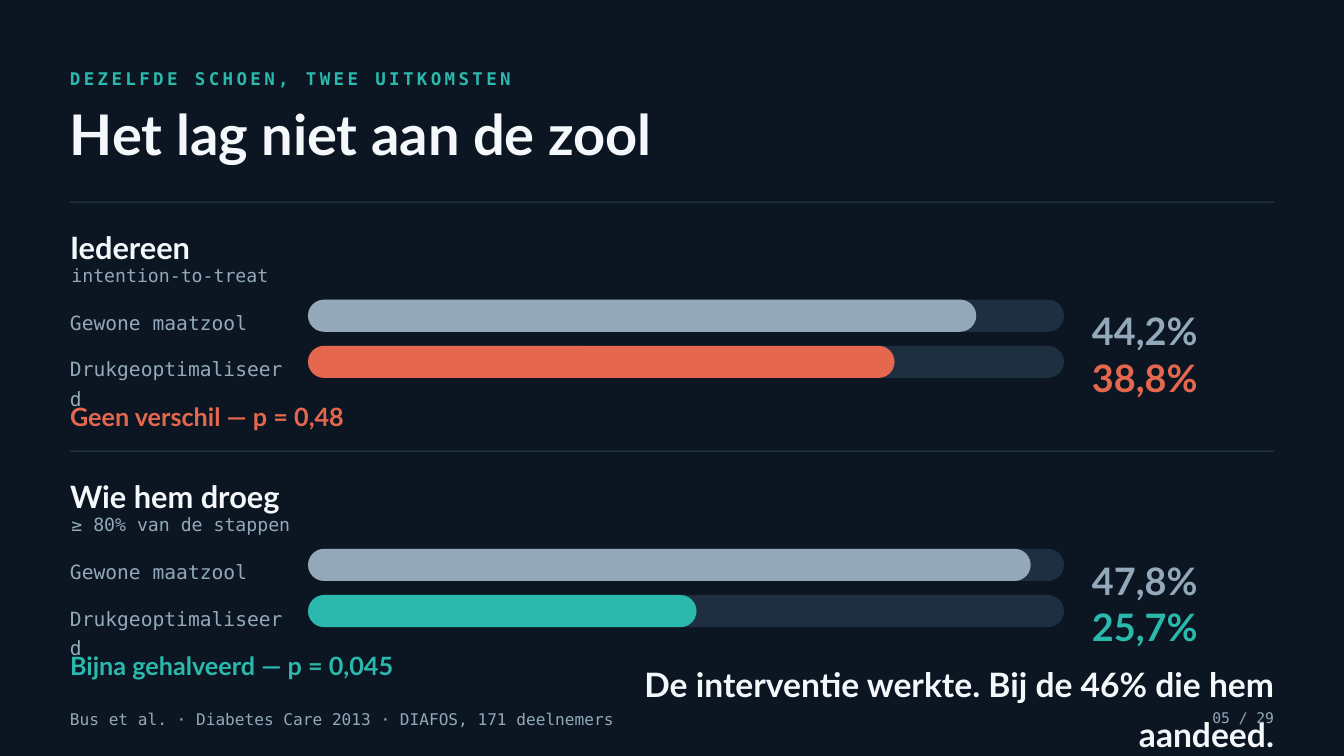
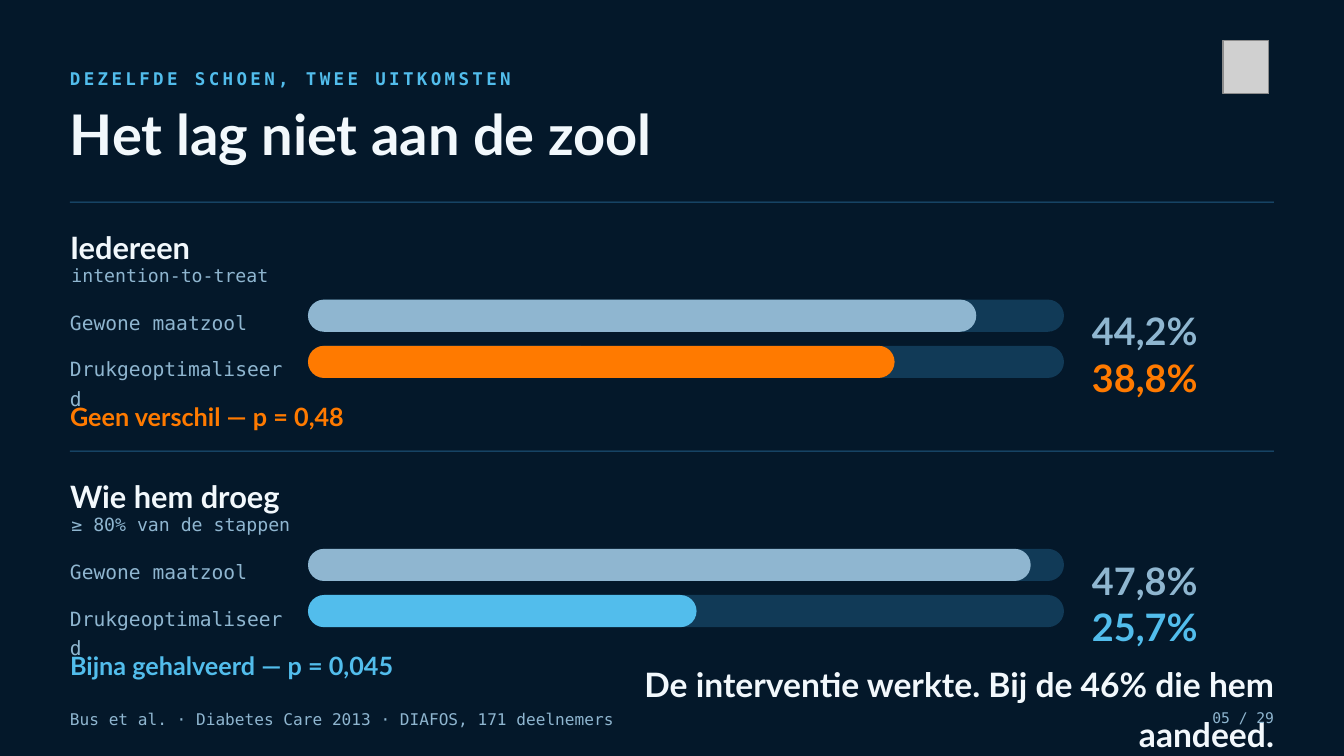
Before and after one commit to Dellfs/paradise-project, a slide deck: slide 5 of PARADISE_presentatie/PARADISE_informatiesessie_voetklinieken.pptx. Drawn at 1344x756 pixels with LibreOffice and Linux fonts; fonts in the diff are those of the drawing; grey boxes stand for pictures. Boxes give left, top, right and bottom in pixels: in the first picture for what was removed or moved away, otherwise in the second. Text is boxed around its words. In the diff, an @@ line names an element or a change of style, - is before the commit and + after.

```diff
--- a/PARADISE_presentatie/PARADISE_informatiesessie_voetklinieken.pptx
+++ b/PARADISE_presentatie/PARADISE_informatiesessie_voetklinieken.pptx
@@ rectangle at (x1=0, y1=0, x2=1344, y2=756): fill #0B1622 to #04182A @@
@@ picture added at (x1=1223, y1=40, x2=1269, y2=94) @@
@@ text "Het lag niet aan de ..." at (x1=70, y1=113, x2=651, y2=165): text colour #F4F8FB to #F2F8FC @@
@@ rectangle at (x1=70, y1=202, x2=1273, y2=203): fill #2C4356 to #215B84 @@
@@ rounded rectangle at (x1=309, y1=299, x2=977, y2=332): fill #93A9BA to #8FB6D0 @@
@@ rounded rectangle at (x1=309, y1=346, x2=895, y2=378): fill #E4674E to #FF7A00 @@
@@ text "38,8%" at (x1=1092, y1=364, x2=1198, y2=397): text colour #E4674E to #FF7A00 @@
@@ text "Geen verschil — p = ..." at (x1=70, y1=404, x2=344, y2=430): text colour #E4674E to #FF7A00 @@
@@ rectangle at (x1=70, y1=451, x2=1273, y2=452): fill #2C4356 to #215B84 @@
@@ rounded rectangle at (x1=309, y1=548, x2=1031, y2=581): fill #93A9BA to #8FB6D0 @@
@@ rounded rectangle at (x1=309, y1=595, x2=697, y2=627): fill #2BB9AD to #52BDEC @@
@@ fill #1E3040 to #113A57 in 4 elements at (x1=309, y1=299, x2=1065, y2=332), (x1=309, y1=346, x2=1065, y2=378), (x1=309, y1=548, x2=1065, y2=581), (x1=309, y1=595, x2=1065, y2=627) @@
@@ text colour #2BB9AD to #52BDEC in 3 elements at (x1=70, y1=72, x2=510, y2=88), (x1=1092, y1=613, x2=1198, y2=646), (x1=70, y1=653, x2=393, y2=679) @@
@@ text "De interventie werkte. Bij de ..." at (x1=644, y1=672, x2=1274, y2=748): text colour #F4F8FB to #F2F8FC @@
@@ text colour #93A9BA to #8FB6D0 in 10 elements at (x1=71, y1=268, x2=268, y2=282), (x1=70, y1=315, x2=247, y2=331), (x1=1092, y1=317, x2=1198, y2=350), (x1=70, y1=352, x2=293, y2=376), (x1=93, y1=517, x2=291, y2=535), (x1=70, y1=564, x2=247, y2=580), (x1=1092, y1=567, x2=1198, y2=600), (x1=70, y1=601, x2=293, y2=625), (x1=70, y1=712, x2=613, y2=727), (x1=1212, y1=712, x2=1274, y2=727) @@
```
Also in this commit, not shown: 27 other slides changed, 1 slide added, 1 slide removed, 5 other files.
